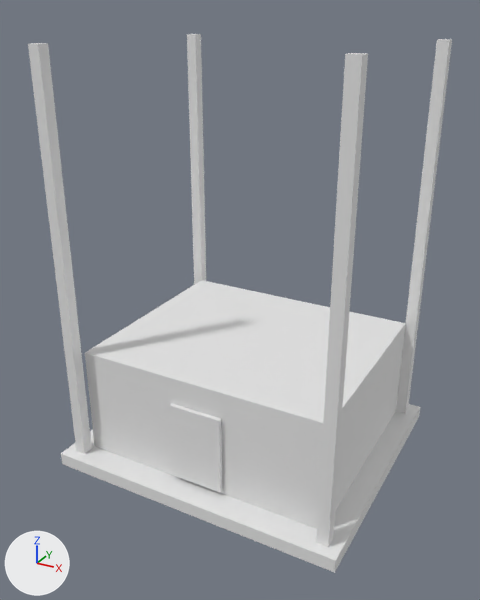
An edit to the glTF model assets/source/buildings/directorate/sources/operational/radar_partial_shell.gltf, drawn before and after from the same camera.
Before and after are seen from a 50 mm camera at (0.64, -1.218, 0.479) aimed at (-0.007, -0.042, -0.109). The lights are fixed; the arrows at lower left show +X, +Y and +Z. The older version comes first. Vertices at exactly the same position are counted once.

Objects in the first picture: 'radar_partial_shell'.
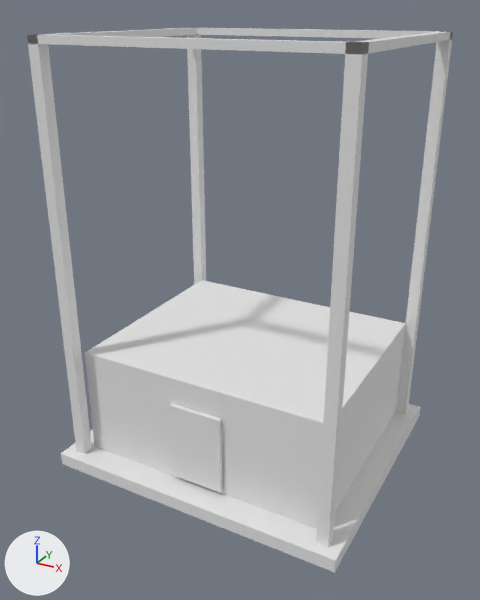
What changed in the scene script:
```text
Change me_radar_partial_shell:
    used by ob_radar_partial_shell; location = (0.0, 0.0, 0.0)
    remove me_radar_partial_shell.from_pydata(...)  # 54 vertices, 84 faces; spans x -0.34..0.34, y -0.3..0.3, z -0.5..0.42
    add me_radar_partial_shell.from_pydata(...)  # 66 vertices, 132 faces; spans x -0.34..0.34, y -0.3..0.3, z -0.5..0.435
    me_radar_partial_shell part 1
    12 new vertices lie (0.0, 0.0, 0.015) away from vertices in x -0.315..0.315, y -0.275..0.275, z 0.42
    48 new faces join them
```

Location of each change, (x1, y1, x2, y2) in pixels of the pictures (480 x 600 px):
'radar_partial_shell', reshaped
    before: (28, 34, 452, 573)
    after: (27, 28, 453, 573)
part 1 of me_radar_partial_shell, added
    after: (27, 28, 453, 54)
